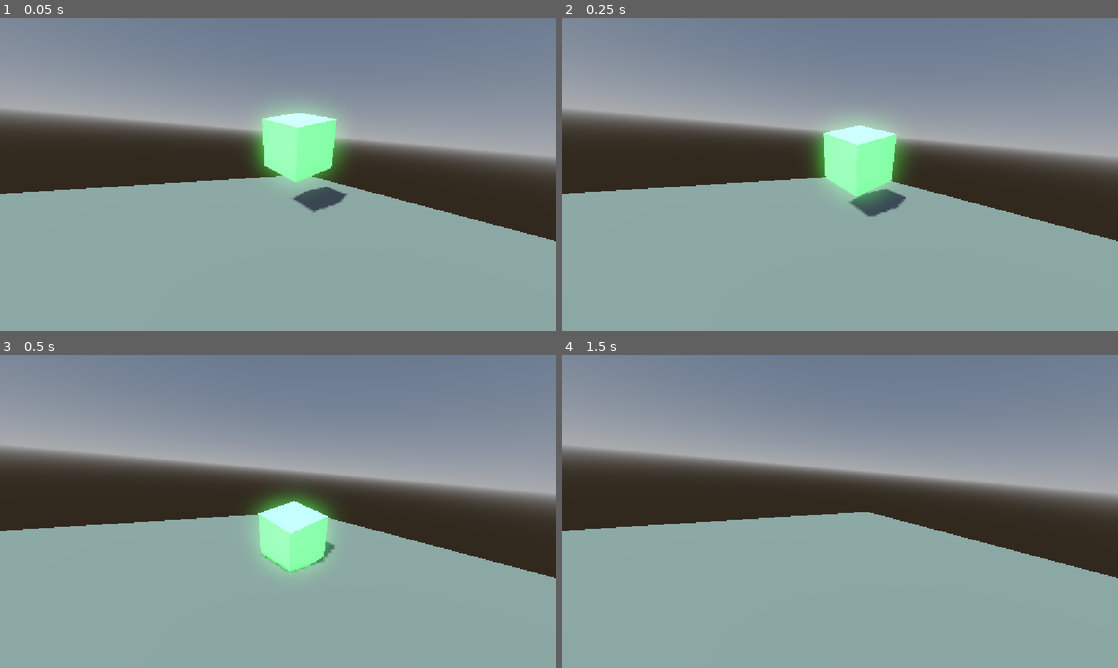
Above: before the commit, frames 1-4 (two rows, left to right).
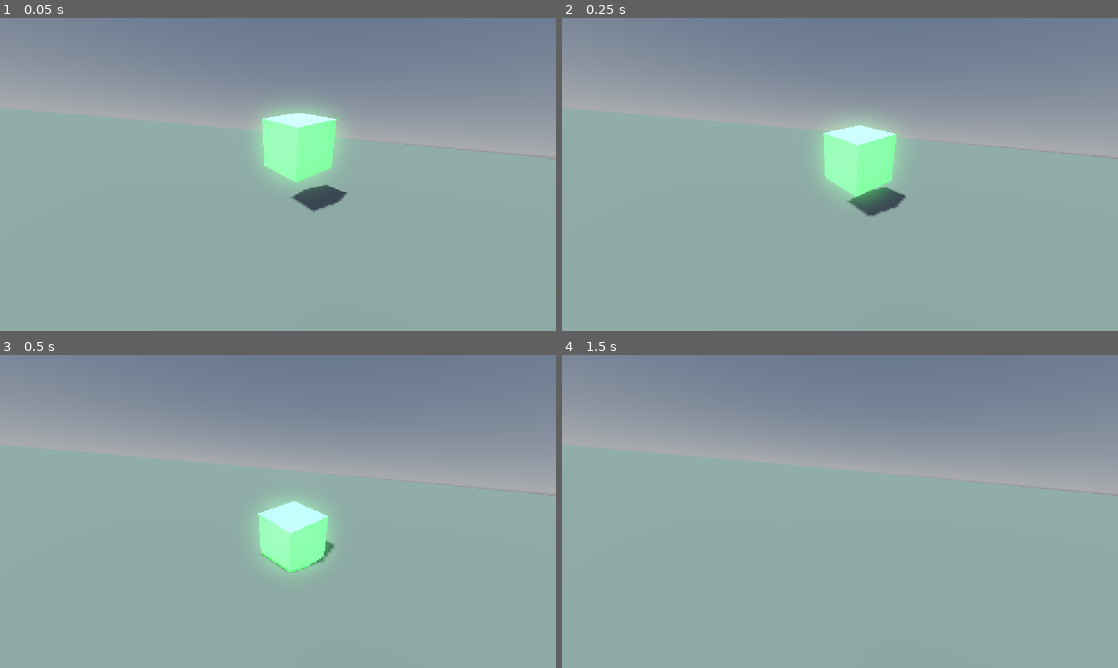
Above: after the commit, the same moments.

Repository: drip436/TopicosGame
Game: Godot game, scene res://Scenes/scenes_3d.tscn
Same seed, same stepped clock (60 frames per second), same inputs: the game is played once before the commit and once after it. The project has no main scene, so this scene is started directly.
Inputs:
- Up to frame 1 (0.05 s): no input
- Up to frame 2 (0.25 s): no input
- Up to frame 3 (0.5 s): no input
- Up to frame 4 (1.5 s): tap Enter at 1.25 s

The runs differ from the first frame. In frame 1, 18% of the frame differs, in the area x 0-100%, y 29-72%; in frame 2, 18%; in frame 3, 19%; in frame 4, 20%.

Commit message:
Plano mod

Diff:
--- a/Scenes/scenes_3d.tscn
+++ b/Scenes/scenes_3d.tscn
@@ -42,7 +42,7 @@
 transform = Transform3D(0.6205436, -0.34065968, 0.7063122, -0.014281789, 0.8956517, 0.44452724, -0.784042, -0.28593588, 0.55092573, 2.8249755, 1.311429, 2.743124)
 
 [node name="Plano" type="MeshInstance3D" parent="." unique_id=911039420]
-transform = Transform3D(4.2107463, -0.13078354, -0.090615034, 0.6576155, 0.80657315, 1.2838528, -0.09465885, -0.21425796, 4.8883715, 0.1411326, -1.623354, 0.40370297)
+transform = Transform3D(206.39847, -2.0504816, -205.08972, -2.9338846, 15.281269, -110.70503, -124.36413, -3.7635415, -337.76187, -0.21790934, -2.0106792, -0.987241)
 mesh = SubResource("PlaneMesh_67c32")
 
 [node name="StaticBody3D2" type="StaticBody3D" parent="Plano" unique_id=391730940]
